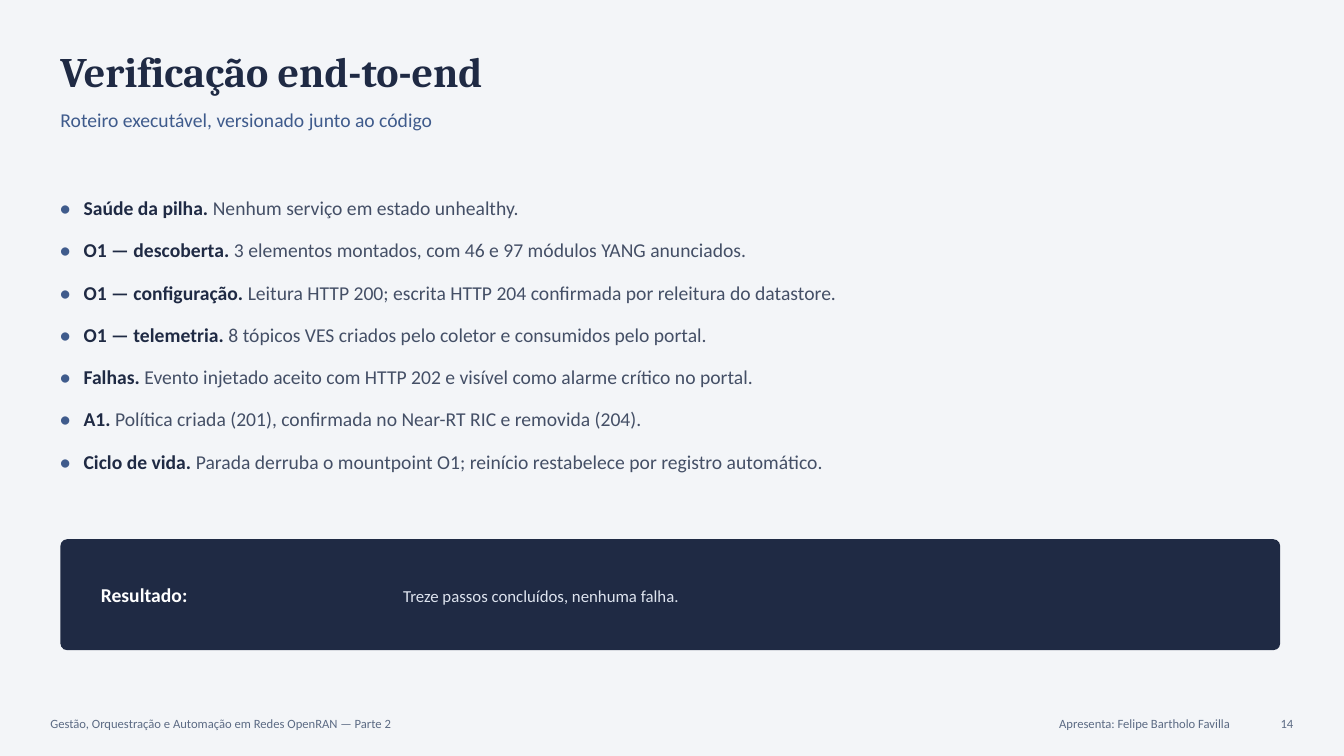
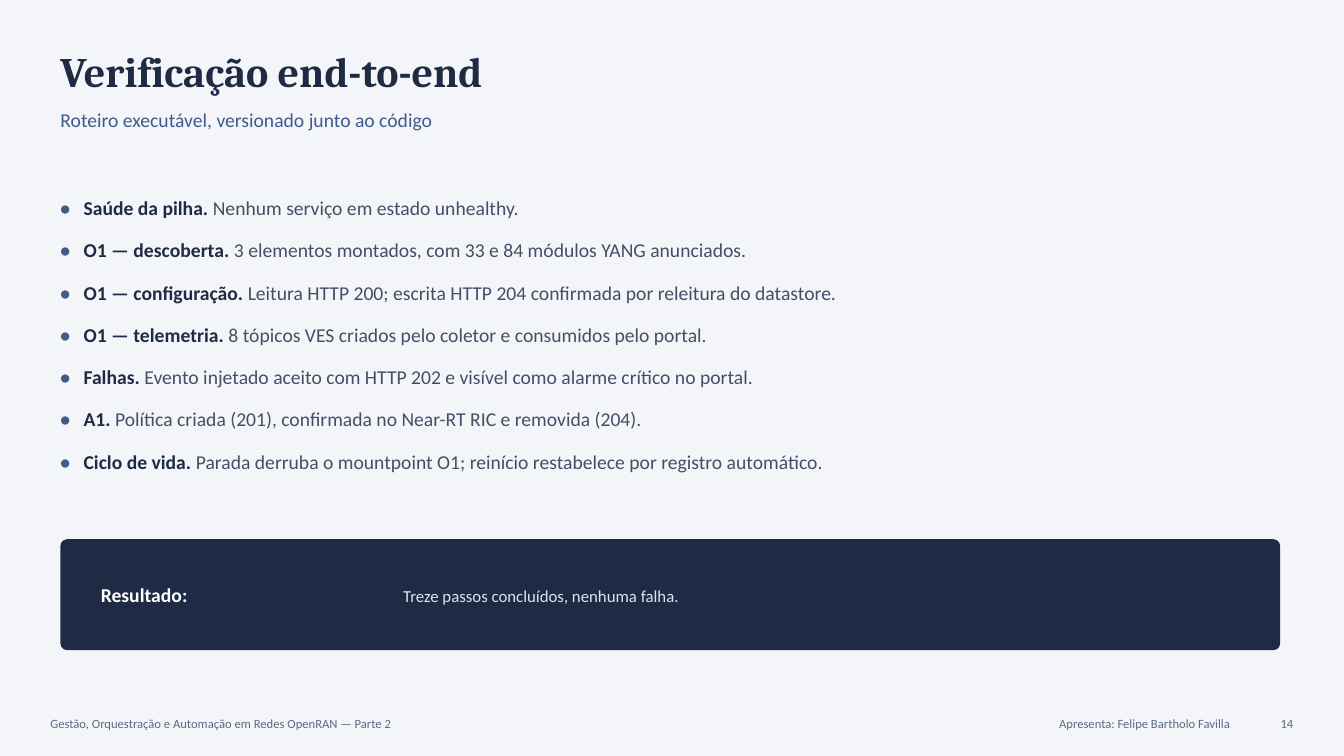
Before and after one commit to felipefavilla/smo-openran, a slide deck: slide 14 of docs/Apresentacao_Parte2_SMO_OpenRAN.pptx. Drawn at 1344x756 pixels with LibreOffice and Linux fonts; fonts in the diff are those of the drawing. Boxes give left, top, right and bottom in pixels: in the first picture for what was removed or moved away, otherwise in the second. Text is boxed around its words. In the diff, an @@ line names an element or a change of style, - is before the commit and + after.

Commit message:
Separa módulos YANG de capacidades de protocolo e torna o demo robusto a frio
A lista de capacidades anunciada por um elemento NETCONF mistura os módulos
YANG que ele suporta com as capacidades do próprio protocolo (candidate,
validate, xpath e afins). O inventário tratava tudo como módulo YANG, o que
inflava a contagem e enchia os chips com URNs de protocolo truncadas.

Agora as duas classes são separadas na leitura do controlador: os elementos
anunciam 33 (O-DU) e 84 (O-RU) módulos YANG, mais 13 capacidades de protocolo
cada — antes reportados como 46 e 97. Relatório, apresentação e scripts foram
corrigidos com os números certos.

Também ajustados após um teste de subida a frio com volumes removidos:

- demo.sh espera ativamente o Non-RT RIC sincronizar o tipo de política com o
  RIC, em vez de um sleep fixo que não bastava numa pilha recém-criada;
- mensagem final de up.sh não menciona mais o NETCONF Call Home, que esta
  implantação não usa.

```diff
--- a/docs/Apresentacao_Parte2_SMO_OpenRAN.pptx
+++ b/docs/Apresentacao_Parte2_SMO_OpenRAN.pptx
@@ text at (84,243,746,260): text changed @@
-• O1 — descoberta. 3 elementos montados, com 46 e 97 módulos YANG anunciados.
+• O1 — descoberta. 3 elementos montados, com 33 e 84 módulos YANG anunciados.
```
Also in this commit, not shown: 1 other slide changed, 28 other files.
